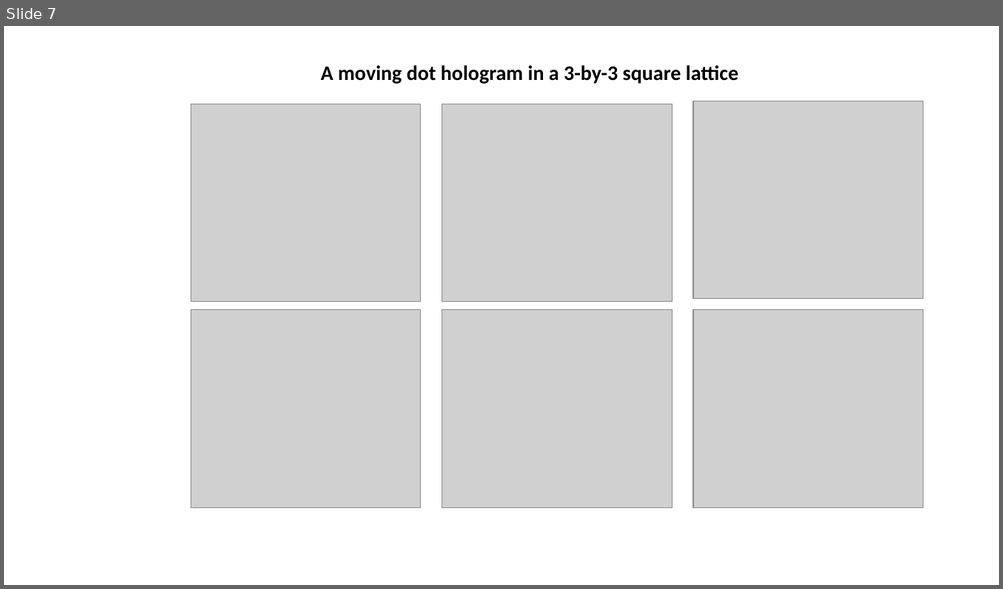
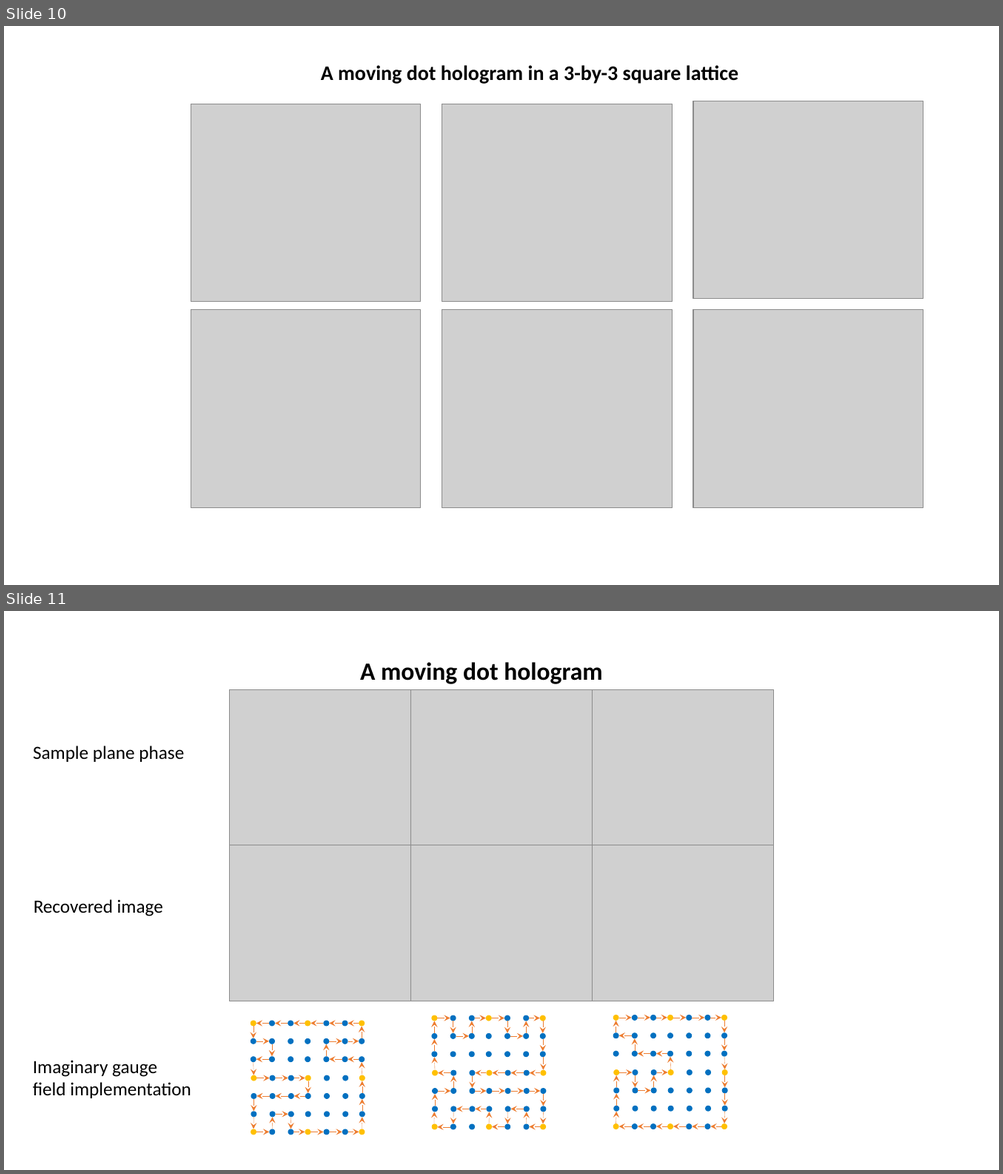
Before and after one commit to minspan199/imaginary-gauge-field, a slide deck: non-Hermitian gauge field.pptx. Shown one above the other, each under a label of ours: slide 7 before the commit, slides 10 and 11 after it. The pictures are 1003x589 and 1003x1174 pixels, drawn with LibreOffice and Linux fonts; fonts in the diff are those of the drawing; grey boxes stand for pictures. Boxes give left, top, right and bottom in pixels: in the first picture for what was removed or moved away, otherwise in the second. Text is boxed around its words. In the diff, an @@ line names an element or a change of style, - is before the commit and + after.

```diff
--- a/non-Hermitian gauge field.pptx
+++ b/non-Hermitian gauge field.pptx
@@ slide 11 added at bbox=[4, 611, 999, 1170], background #FFFFFF @@
@@ text added at bbox=[360, 662, 602, 684], 24 pt, text #000000, bold @@
+A moving dot hologram
@@ group added at bbox=[229, 689, 774, 1001]: 6 pictures @@
@@ text added at bbox=[33, 746, 184, 762], 18 pt, text #000000 @@
+Sample plane phase
@@ text added at bbox=[34, 900, 163, 917], 18 pt, text #000000 @@
+Recovered image
@@ group added at bbox=[250, 1021, 365, 1136]: 49 ellipses, 38 arrows @@
@@ group added at bbox=[432, 1015, 546, 1130]: 49 ellipses, 42 arrows @@
@@ group added at bbox=[613, 1015, 728, 1130]: 49 ellipses, 32 arrows @@
@@ text added at bbox=[33, 1060, 191, 1099], 18 pt, text #000000 @@
+Imaginary gauge field implementation
@@ what was slide 7 is now slide 10 @@
```
Also in this commit, not shown: 2 other slides added, 20 other files.
